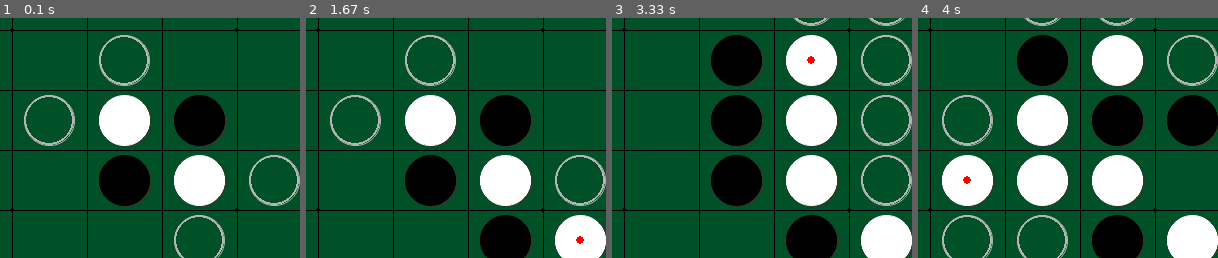
Above: before the commit, frames 1-4 (left to right).
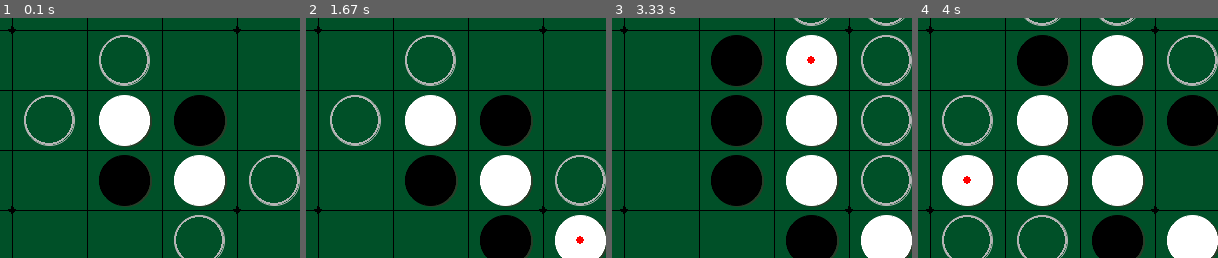
Above: after the commit, the same moments.

Repository: lookee/Reversi42
Game: pygame game, started from src/reversi42.py
Same seed, same stepped clock (60 frames per second), same inputs: the game is played once before the commit and once after it.
Inputs (mouse positions are % of the whole screen's width and height, from its top left):
- Up to frame 1 (0.1 s): no input
- Up to frame 2 (1.67 s): click (50, 50) at 0.38 s; click (60, 72) at 0.72 s
- Up to frame 3 (3.33 s): click (47, 33) at 3.18 s
- Up to frame 4 (4 s): move the mouse to (70, 42) at 3.5 s; click (70, 42) at 3.7 s
The pictures show only the part of the screen within x 23-73%, y 22-72%; the shares and areas given below are measured in that part.

The runs differ from the first frame. In frame 1, less than 0.1% of the frame differs, in the area x 2-81%, y 3-82%; in frame 2, less than 0.1%; in frame 3, less than 0.1%; in frame 4, less than 0.1%.

Commit message:
hoshi points resised to right size

Diff:
--- a/src/Board/BoardView.py
+++ b/src/Board/BoardView.py
@@ -124,7 +124,7 @@
                 intersection_x = self.marginx + hoshi_x * self.stepx
                 intersection_y = self.marginy + hoshi_y * self.stepy
                 # Draw a small black circle at the intersection
-                pygame.draw.circle(screen, self.hoshiColor, (intersection_x, intersection_y), 2)
+                pygame.draw.circle(screen, self.hoshiColor, (intersection_x, intersection_y), 4)
 
     def update(self):
         # Draw last move indicator before updating display
